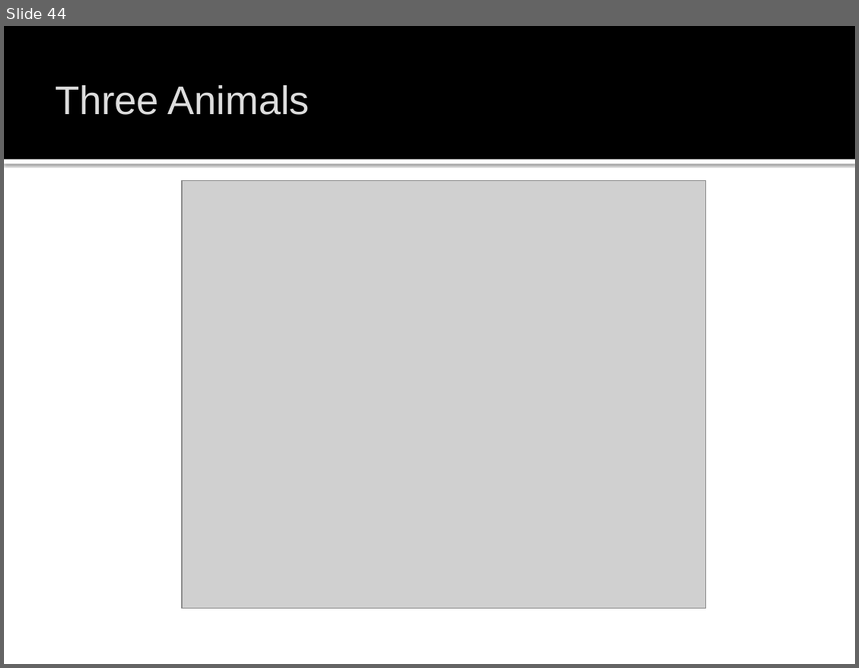
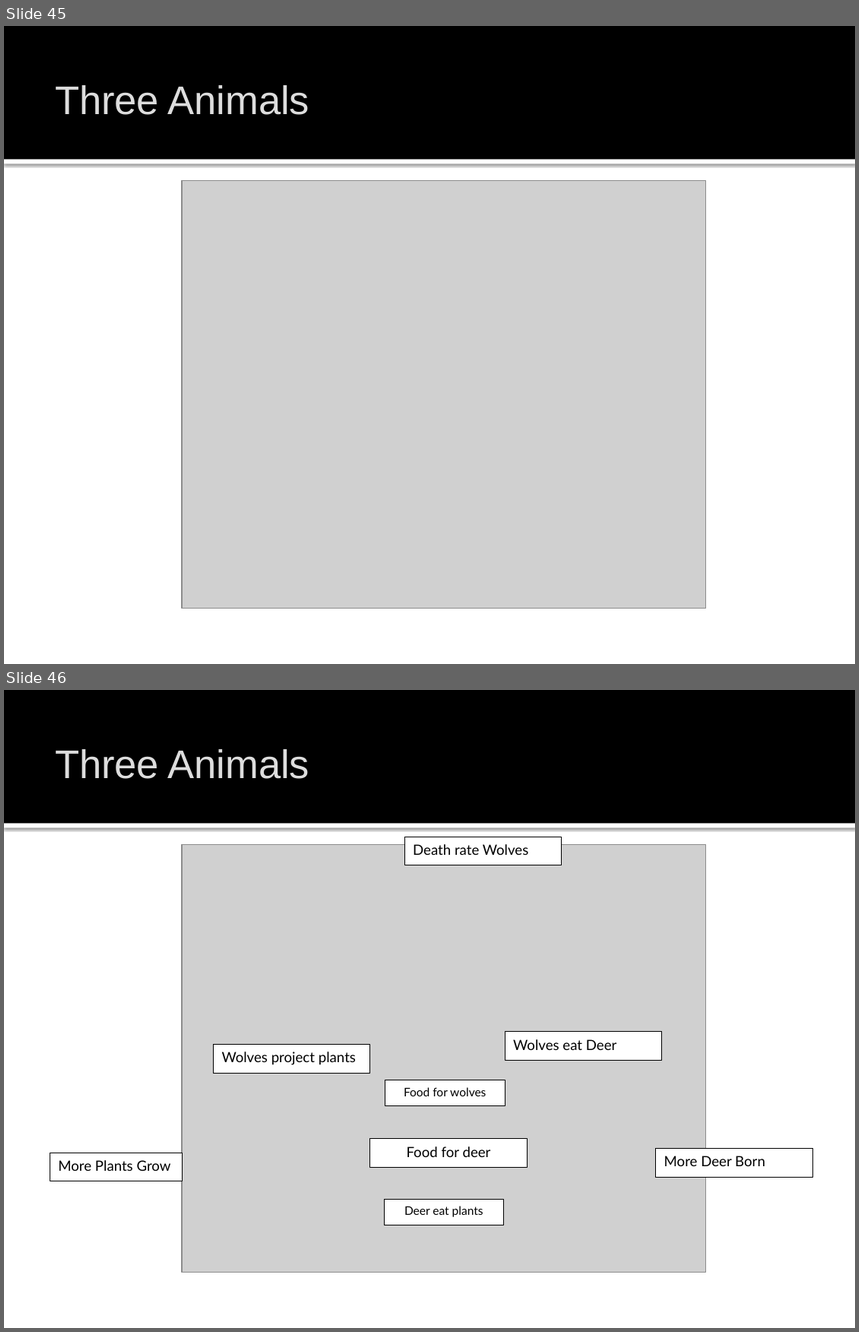
Before and after one commit to john-s-butler-dit/Maths-in-the-Wild, a slide deck: 01_Predator_Prey/Maths_in_the_Wild_Predator_Prey.pptx. Shown one above the other, each under a label of ours: slide 44 before the commit, slides 45 and 46 after it. The pictures are 859x668 and 859x1332 pixels, drawn with LibreOffice and Linux fonts; fonts in the diff are those of the drawing; grey boxes stand for pictures; background and template pictures are left out. Boxes give left, top, right and bottom in pixels: in the first picture for what was removed or moved away, otherwise in the second. Text is boxed around its words. In the diff, an @@ line names an element or a change of style, - is before the commit and + after.

```diff
--- a/01_Predator_Prey/Maths_in_the_Wild_Predator_Prey.pptx
+++ b/01_Predator_Prey/Maths_in_the_Wild_Predator_Prey.pptx
@@ slide 46 added at [4, 690, 855, 1328], background #FFFFFF; not listed: 2 template elements that a slide beside it also shows @@
@@ title added at [55, 749, 310, 779], 33.8 pt, text #DDDDDD @@
+Three Animals
@@ picture added at [182, 845, 706, 1273] @@
@@ rectangle added at [405, 837, 562, 866], fill #FFFFFF, outline #000000 0.5 pt, 12 pt, text #000000 @@
+Death rate Wolves
@@ rectangle added at [214, 1045, 370, 1073], fill #FFFFFF, outline #000000 0.5 pt, 12 pt, text #000000 @@
+Wolves project plants
@@ rectangle added at [505, 1032, 661, 1060], fill #FFFFFF, outline #000000 0.5 pt, 12 pt, text #000000 @@
+Wolves eat Deer
@@ rectangle added at [386, 1081, 506, 1106], fill #FFFFFF, outline #000000 0.5 pt, 10 pt, text #000000 @@
+Food for wolves
@@ rectangle added at [370, 1139, 527, 1167], fill #FFFFFF, outline #000000 0.5 pt, 12 pt, text #000000 @@
+Food for deer
@@ rectangle added at [50, 1153, 182, 1181], fill #FFFFFF, outline #000000 0.5 pt, 12 pt, text #000000 @@
+More Plants Grow
@@ rectangle added at [656, 1149, 813, 1177], fill #FFFFFF, outline #000000 0.5 pt, 12 pt, text #000000 @@
+More Deer Born
@@ rectangle added at [385, 1199, 505, 1224], fill #FFFFFF, outline #000000 0.5 pt, 10 pt, text #000000 @@
+Deer eat plants
@@ what was slide 44 is now slide 45 @@
```
Also in this commit, not shown: 1 other slide added, 28 other files.
